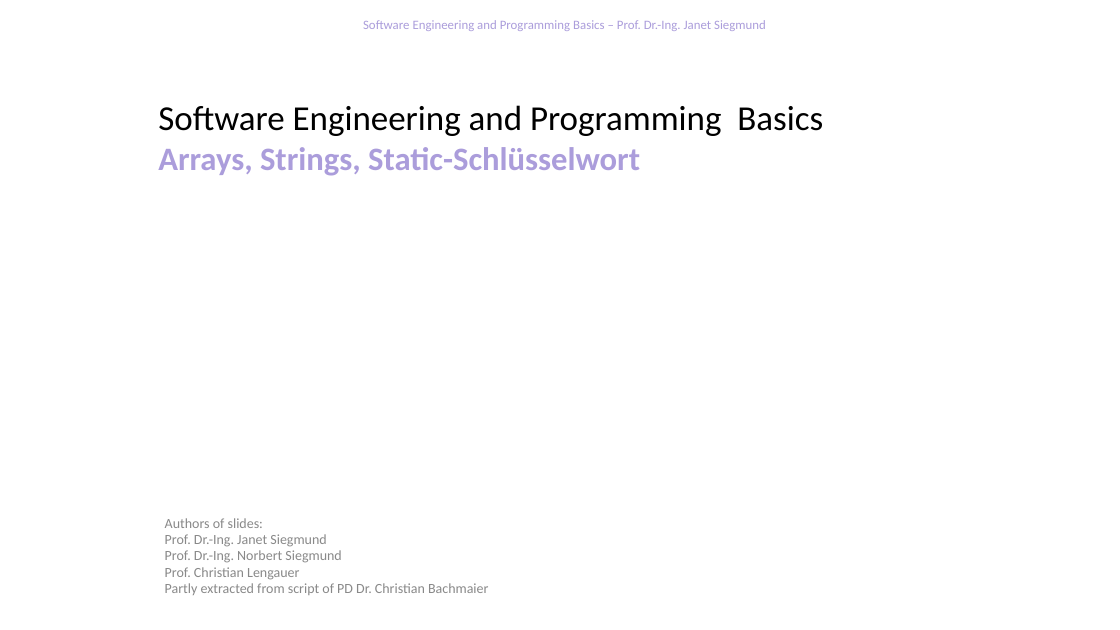
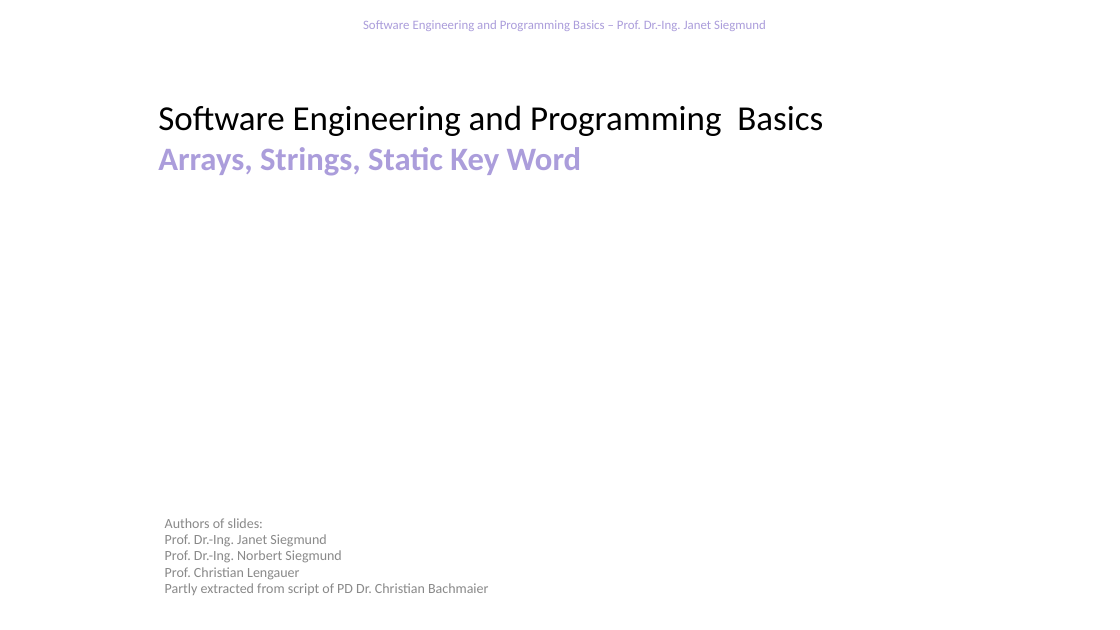
Before and after one commit to feigensp/lehre, a slide deck: slide 1 of se_prog/slides/05_ArraysStringStatic.pptx. Drawn at 1120x630 pixels with LibreOffice and Linux fonts; fonts in the diff are those of the drawing; background and template pictures are left out. Boxes give left, top, right and bottom in pixels: in the first picture for what was removed or moved away, otherwise in the second. Text is boxed around its words. In the diff, an @@ line names an element or a change of style, - is before the commit and + after.

```diff
--- a/se_prog/slides/05_ArraysStringStatic.pptx
+++ b/se_prog/slides/05_ArraysStringStatic.pptx
@@ title at [158,105,823,176]: text changed @@
-Software Engineering and Programming Basics
-Arrays, Strings, Static-Schlüsselwort
+Software Engineering and Programming Basics
+Arrays, Strings, Static Key Word
```
Also in this commit, not shown: 3 other slides changed, 1 slide added, 4 slides removed, 5 other files.
